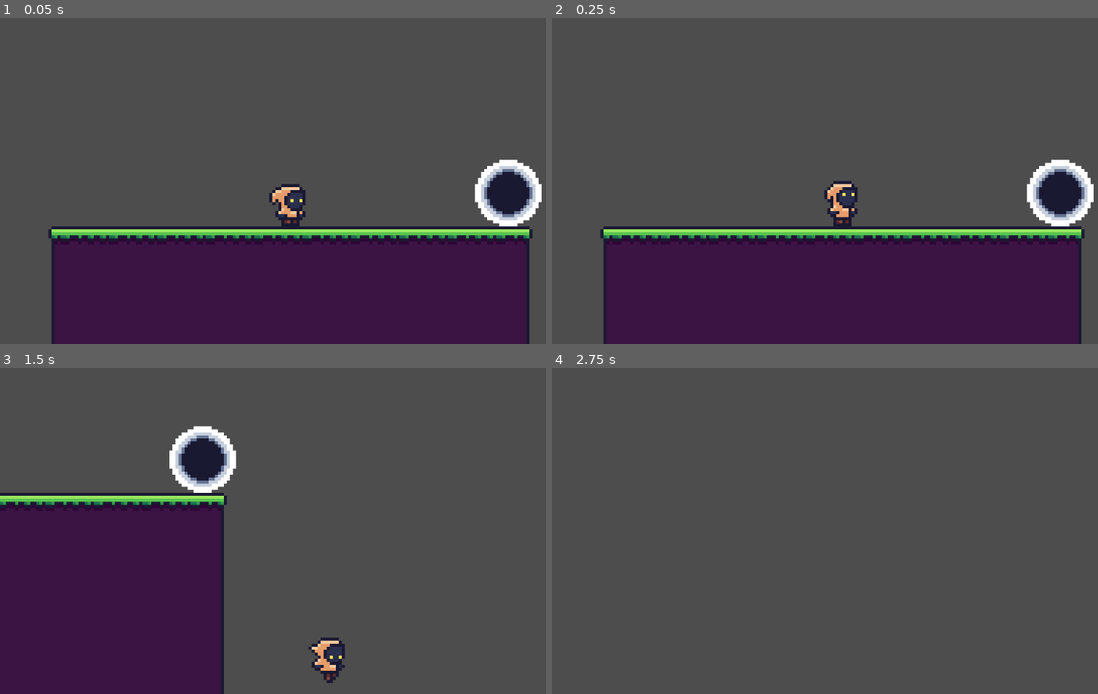
Above: before the commit, frames 1-4 (two rows, left to right).
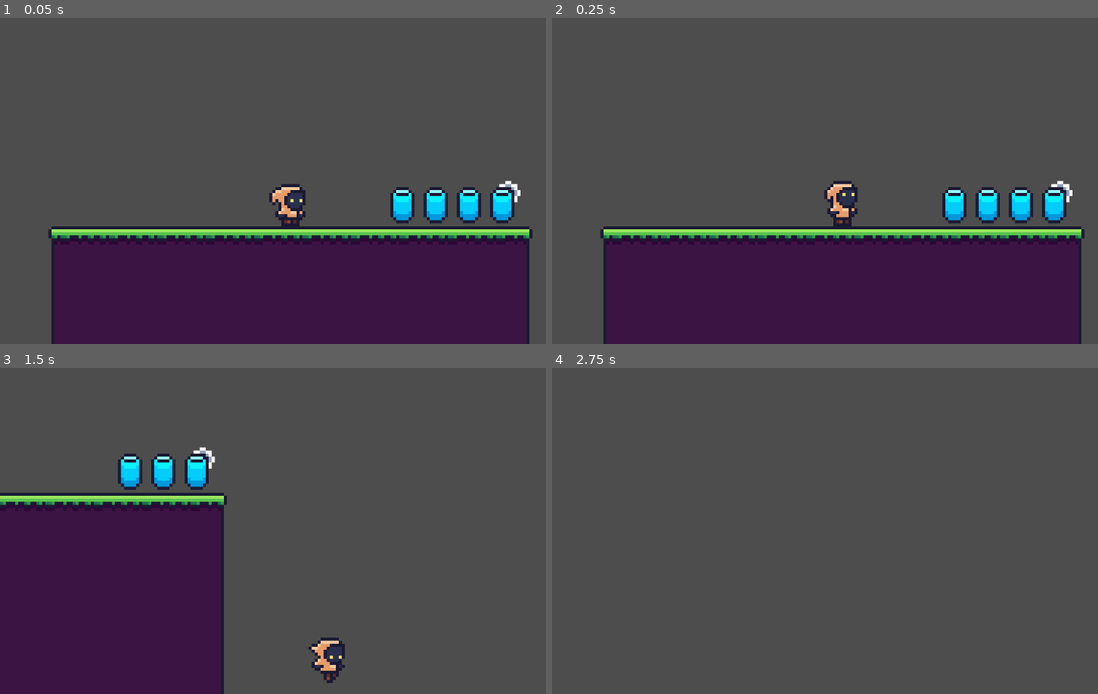
Above: after the commit, the same moments.

Repository: DomJF45/godot-tutorial
Game: Godot game, scene res://Assets/Scenes/Areas/area_1.tscn
The game is run twice, just before and just after one commit, with the same random seed, the same clock (stepped at 60 frames per second) and the same inputs.
Inputs:
- Up to frame 1 (0.05 s): no input
- Up to frame 2 (0.25 s): no input
- Up to frame 3 (1.5 s): hold Shift (sprint) 0.53-1.28 s; hold D (move_right) from 0.53 s (still down); tap Space (jump) at 0.77 s; tap Shift (sprint) at 1.35 s
- Up to frame 4 (2.75 s): tap Space (jump) at 1.52 s; release D (move_right) at 2.03 s; hold A (move_left) from 2.03 s (still down); hold Shift (sprint) from 2.03 s (still down)

The runs differ from the first frame. In frame 1, 3.1% of the frame differs, in the area x 71-100%, y 43-64%; in frame 2, 3.1%; in frame 3, 2.7%; in frame 4, nothing differs.

Commit message:
player pickups done

Diff:
--- a/Assets/Scenes/Area Functionality/area_exit.tscn
+++ b/Assets/Scenes/Area Functionality/area_exit.tscn
@@ -6,15 +6,16 @@
 [sub_resource type="CircleShape2D" id="CircleShape2D_pwf35"]
 radius = 9.05539
 
-[node name="AreaExit" type="Area2D"]
+[node name="AreaExit" type="Area2D" node_paths=PackedStringArray("sprite") groups=["area_exits"]]
 collision_layer = 65536
 script = ExtResource("1_pwf35")
+sprite = NodePath("Sprite2D")
 
-[node name="Sprite2D" type="Sprite2D" parent="."]
+[node name="Sprite2D" type="Sprite2D" parent="." groups=["area_exits"]]
 z_index = -10
 texture = ExtResource("1_1a2po")
-hframes = 2
-frame = 1
+region_enabled = true
+region_rect = Rect2(22, 0, 22, 22)
 
 [node name="CollisionShape2D" type="CollisionShape2D" parent="."]
 shape = SubResource("CircleShape2D_pwf35")
--- a/Assets/Scenes/Area Functionality/area_template.tscn
+++ b/Assets/Scenes/Area Functionality/area_template.tscn
@@ -1,8 +1,9 @@
-[gd_scene load_steps=6 format=3 uid="uid://ybpmnn5f0qq0"]
+[gd_scene load_steps=7 format=3 uid="uid://ybpmnn5f0qq0"]
 
 [ext_resource type="Texture2D" uid="uid://t6sd6w55xbo1" path="res://Assets/Sprites/tiles_1.png" id="1_3uyhe"]
 [ext_resource type="PackedScene" uid="uid://dt4fqf7bs37do" path="res://Assets/Scenes/player.tscn" id="2_8wi1m"]
 [ext_resource type="PackedScene" uid="uid://bsxsn5k468sgj" path="res://Assets/Scenes/Area Functionality/area_exit.tscn" id="3_2pegy"]
+[ext_resource type="PackedScene" uid="uid://diyo6solcp4nu" path="res://Assets/Scenes/energy_cell.tscn" id="4_dp7b8"]
 
 [sub_resource type="TileSetAtlasSource" id="TileSetAtlasSource_ql8qi"]
 texture = ExtResource("1_3uyhe")
@@ -328,7 +329,7 @@
 terrain_set_0/terrain_1/color = Color(0.5, 0.4375, 0.25, 1)
 sources/0 = SubResource("TileSetAtlasSource_ql8qi")
 
-[node name="AreaTemplate" type="Node2D"]
+[node name="AreaTemplate2" type="Node2D"]
 
 [node name="TileMap" type="TileMap" parent="."]
 position = Vector2(0, 16)
@@ -342,3 +343,17 @@
 
 [node name="AreaExit" parent="." instance=ExtResource("3_2pegy")]
 position = Vector2(-56, -11)
+
+[node name="EnergyCells" type="Node2D" parent="."]
+
+[node name="EnergyCell1" parent="EnergyCells" instance=ExtResource("4_dp7b8")]
+position = Vector2(70, -7)
+
+[node name="EnergyCell2" parent="EnergyCells" instance=ExtResource("4_dp7b8")]
+position = Vector2(37, -7)
+
+[node name="EnergyCell3" parent="EnergyCells" instance=ExtResource("4_dp7b8")]
+position = Vector2(59, -7)
+
+[node name="EnergyCell4" parent="EnergyCells" instance=ExtResource("4_dp7b8")]
+position = Vector2(48, -7)
--- a/Assets/Scenes/Areas/area_2.tscn
+++ b/Assets/Scenes/Areas/area_2.tscn
@@ -9,3 +9,15 @@
 
 [node name="AreaExit" parent="." index="2"]
 position = Vector2(256, -59)
+
+[node name="EnergyCell1" parent="EnergyCells" index="0"]
+position = Vector2(213, -57)
+
+[node name="EnergyCell2" parent="EnergyCells" index="1"]
+position = Vector2(-44, -7)
+
+[node name="EnergyCell3" parent="EnergyCells" index="2"]
+position = Vector2(149, -9)
+
+[node name="EnergyCell4" parent="EnergyCells" index="3"]
+position = Vector2(71, -40)
--- /dev/null
+++ b/Assets/Scenes/energy_cell.tscn
@@ -0,0 +1,18 @@
+[gd_scene load_steps=4 format=3 uid="uid://diyo6solcp4nu"]
+
+[ext_resource type="Script" uid="uid://y388jpd6ycm" path="res://Assets/Scripts/energy_cell.gd" id="1_3cltl"]
+[ext_resource type="Texture2D" uid="uid://cjvo7i6nreb3l" path="res://Assets/Sprites/energy_cell.png" id="2_fxp22"]
+
+[sub_resource type="RectangleShape2D" id="RectangleShape2D_3uiw7"]
+size = Vector2(10, 14)
+
+[node name="EnergyCell" type="Area2D"]
+script = ExtResource("1_3cltl")
+
+[node name="Sprite2D" type="Sprite2D" parent="."]
+texture = ExtResource("2_fxp22")
+
+[node name="CollisionShape2D" type="CollisionShape2D" parent="."]
+shape = SubResource("RectangleShape2D_3uiw7")
+
+[connection signal="body_entered" from="." to="." method="_on_body_entered"]
--- a/Assets/Scripts/area_exit.gd
+++ b/Assets/Scripts/area_exit.gd
@@ -1,7 +1,25 @@
 extends Area2D
 
+class_name AreaExit
+
+@export var sprite : Sprite2D
+
+var is_open = false
+
+func _ready():
+	# closing the portal
+	close()
+
+func open():
+	# do stufffff
+	is_open = true
+	sprite.region_rect.position.x = 22
+
+func close():
+	is_open = false
+	sprite.region_rect.position.x = 0
 
 func _on_body_entered(body: Node2D) -> void:
-	if body is PlayerController:
+	if is_open && body is PlayerController:
 		#do stuff
 		GameManager.next_level()
--- /dev/null
+++ b/Assets/Scripts/energy_cell.gd
@@ -0,0 +1,8 @@
+extends Area2D
+
+
+
+func _on_body_entered(body: Node2D) -> void:
+	if body is PlayerController:
+		GameManager.add_energy_cell()
+		queue_free()
--- a/Assets/Scripts/game_manager.gd
+++ b/Assets/Scripts/game_manager.gd
@@ -2,9 +2,28 @@
 
 var current_area = 1
 var area_path = "res://Assets/Scenes/Areas"
+
+var energy_cells = 0
+
+func _ready():
+	reset_energy_cells()
 
 func next_level():
 	current_area += 1
 	var full_path = area_path + "/area_" + str(current_area) + ".tscn"
 	get_tree().change_scene_to_file(full_path)
 	print("The player has moved to area " + str(current_area))
+	set_up_area()
+
+func set_up_area():
+	reset_energy_cells()
+
+func reset_energy_cells():
+	energy_cells = 0
+
+func add_energy_cell():
+	energy_cells += 1
+	if energy_cells >= 4:
+		var portal = get_tree().get_first_node_in_group("area_exits") as AreaExit
+		portal.open()
+		pass
Not shown, added: Assets/Scripts/energy_cell.gd.uid
